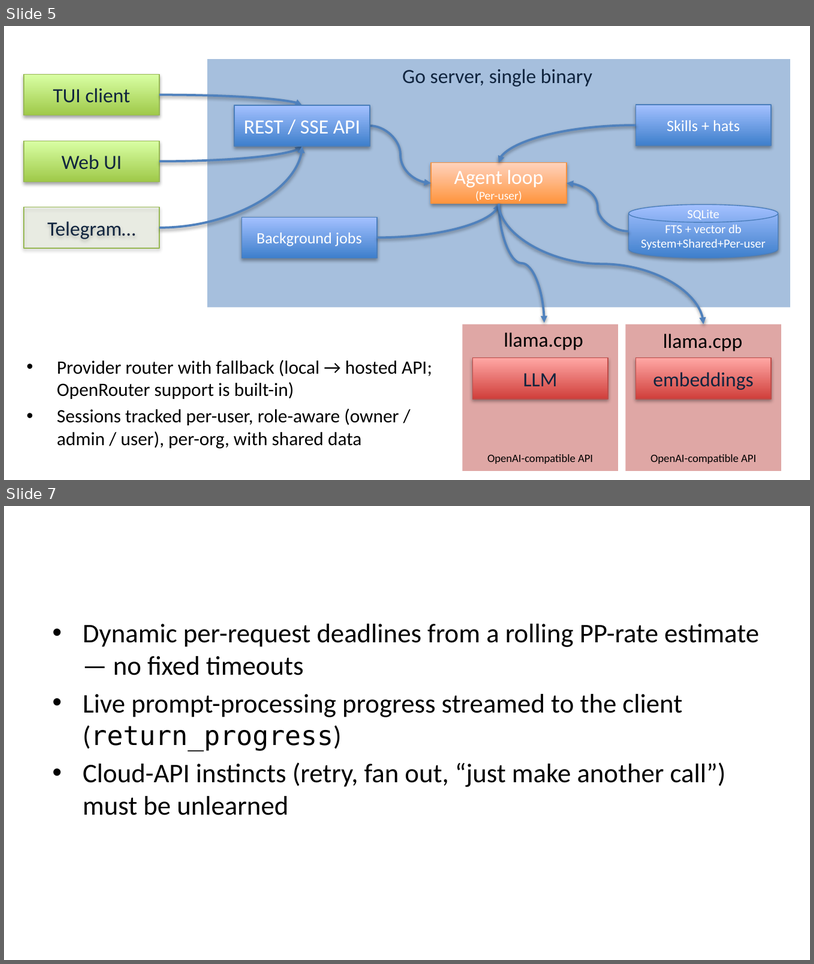
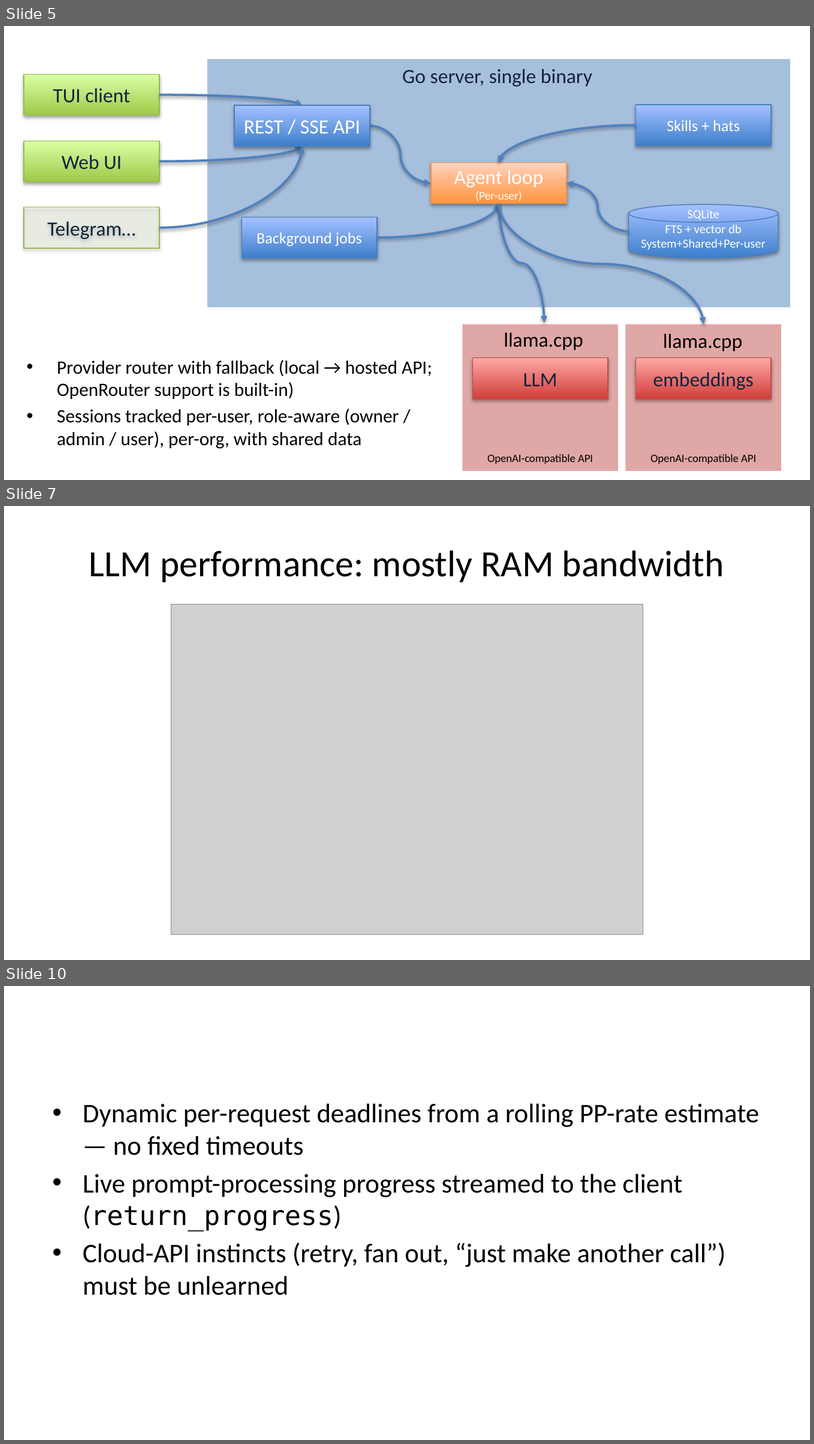
Before and after one commit to ivoras/harlequin, a slide deck: docs/croai2026/slides-pptx.pptx. Shown one above the other, each under a label of ours: slides 5 and 7 before the commit, slides 5, 7 and 10 after it; the slides between them are not shown. The pictures are 814x964 and 814x1444 pixels, drawn with LibreOffice and Linux fonts; fonts in the diff are those of the drawing; grey boxes stand for pictures. Boxes give left, top, right and bottom in pixels: in the first picture for what was removed or moved away, otherwise in the second. Text is boxed around its words. In the diff, an @@ line names an element or a change of style, - is before the commit and + after.

Commit message:
Performance graphs, smaller GIF

```diff
--- a/docs/croai2026/slides-pptx.pptx
+++ b/docs/croai2026/slides-pptx.pptx
@@ slide 7 added at (4,506,810,960), background #FFFFFF @@
@@ title added at (89,550,725,582), 33 pt, text #000000 @@
+LLM performance: mostly RAM bandwidth
@@ picture added at (171,604,644,934) @@
@@ what was slide 7 is now slide 10 @@
```
Also in this commit, not shown: 1 slide changed, 2 other slides added, 1 other file.
